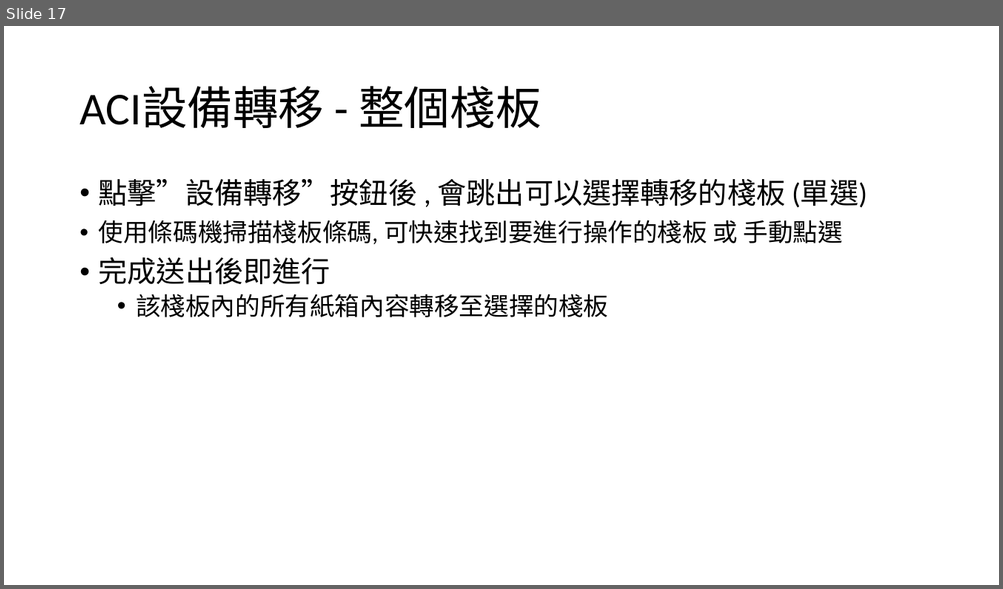
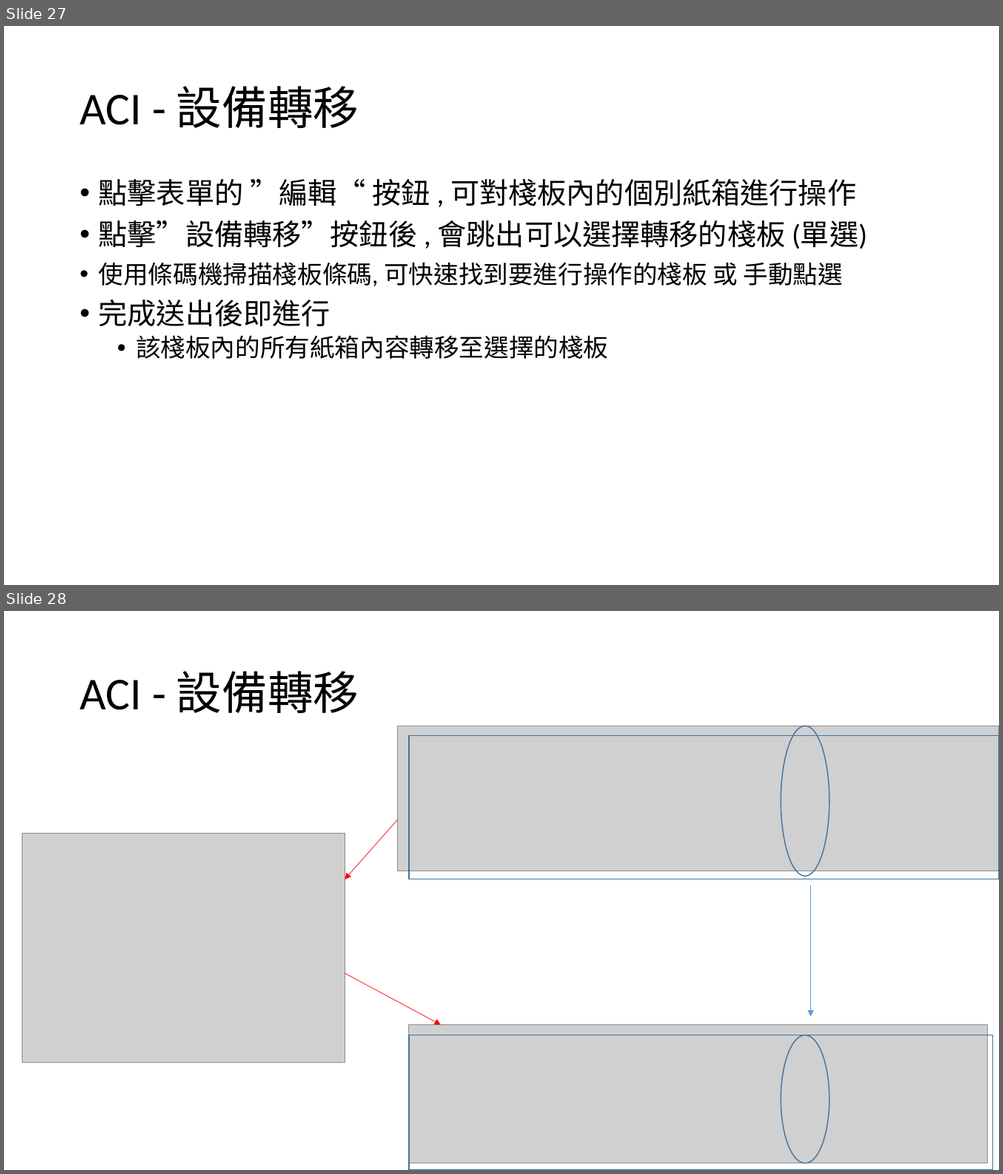
Before and after one commit to CrayHung/twoway-scanner, a slide deck: document/ACI庫存操作.pptx. Shown one above the other, each under a label of ours: slide 17 before the commit, slides 27 and 28 after it. The pictures are 1003x589 and 1003x1174 pixels, drawn with LibreOffice and Linux fonts; fonts in the diff are those of the drawing; grey boxes stand for pictures. Boxes give left, top, right and bottom in pixels: in the first picture for what was removed or moved away, otherwise in the second. Text is boxed around its words. In the diff, an @@ line names an element or a change of style, - is before the commit and + after.

```diff
--- a/document/ACI庫存操作.pptx
+++ b/document/ACI庫存操作.pptx
@@ slide 28 added at bbox=[4, 611, 999, 1170], background #FFFFFF @@
@@ title added at bbox=[79, 671, 358, 713], 44 pt, text #000000 @@
+ACI - 設備轉移
@@ picture added at bbox=[397, 726, 999, 871] @@
@@ rectangle added at bbox=[409, 735, 999, 880], outline #43739E 1 pt @@
@@ ellipse added at bbox=[781, 726, 829, 877], outline #43739E 1 pt @@
@@ arrow added from (397, 820) to (345, 880), #FF0000 0.5 pt @@
@@ picture added at bbox=[22, 833, 345, 1062] @@
@@ arrow added from (811, 886) to (811, 1017), #5B9BD5 0.5 pt @@
@@ arrow added from (345, 974) to (441, 1025), #FF0000 0.5 pt @@
@@ picture added at bbox=[409, 1025, 988, 1164] @@
@@ rectangle added at bbox=[409, 1036, 993, 1170], outline #43739E 1 pt @@
@@ ellipse added at bbox=[781, 1036, 829, 1164], outline #43739E 1 pt @@
@@ what was slide 17 is now slide 27 @@
@@ slide 27 changed as well @@
@@ title at bbox=[79, 86, 358, 128]: text changed @@
-ACI設備轉移 - 整個棧板
+ACI - 設備轉移
@@ text at bbox=[99, 179, 856, 207]: paragraph added @@
+• 點擊表單的 ”編輯“ 按鈕 , 可對棧板內的個別紙箱進行操作
```
Also in this commit, not shown: 12 other slides changed, 10 other slides added, 8 slides removed, 22 other files.
